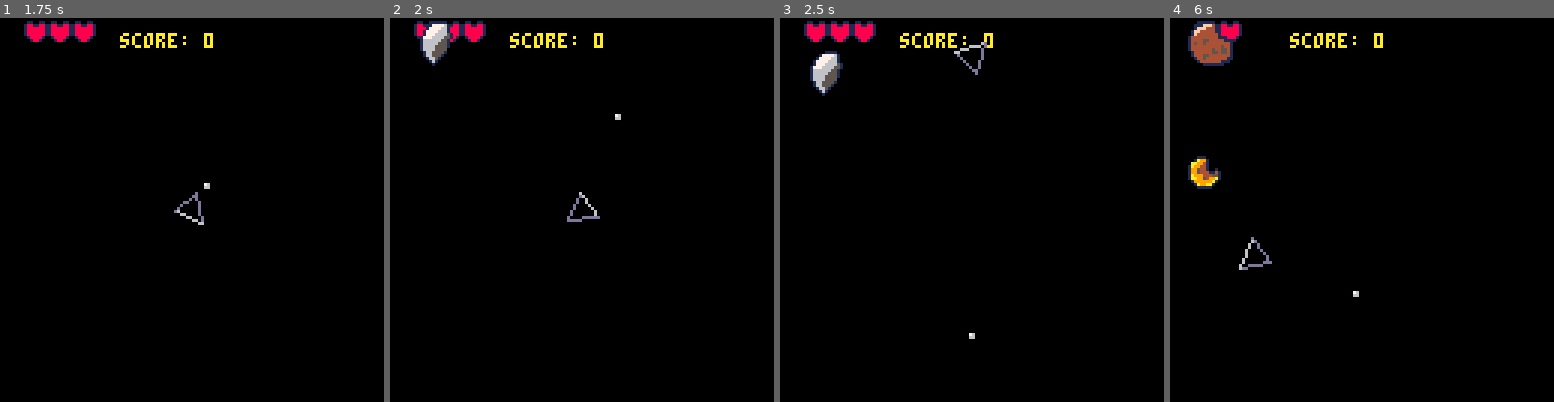
Above: before the commit, frames 1-4 (left to right).
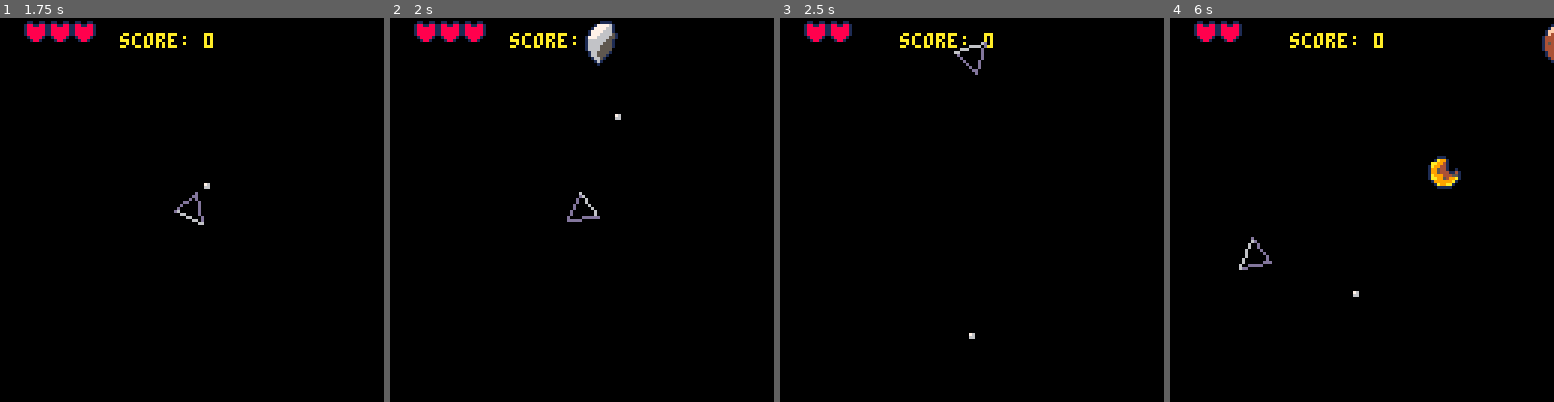
Above: after the commit, the same moments.

Repository: alainpuron/pico-8
Game: PICO-8 cartridge _spaceship_game.p8
Same seed, same stepped clock (60 frames per second), same inputs: the game is played once before the commit and once after it.
Inputs:
- Up to frame 1 (1.75 s): tap O (Z key) at 0.7, 1.7 s; hold Right from 1.6 s (still down)
- Up to frame 2 (2 s): keep holding Right
- Up to frame 3 (2.5 s): release Right at 2.1 s; tap O (Z key) at 2.1 s; hold Up 2.15-2.42 s; hold Right from 2.47 s (still down)
- Up to frame 4 (6 s): tap O (Z key) every 0.4 s from 2.5 to 5.7 s; release Right at 3.03 s; hold Left 3.08-3.58 s; hold Right 4.02-4.68 s; hold Up 4.73-5.03 s; hold Left 5.08-5.68 s

Frame 1 is identical in both runs. In frame 2, 1.3% of the frame differs, in the area x 7-60%, y 0-13%; in frame 3, 1.0%; in frame 4, 2.2%, in the area x 4-100%, y 0-45%.

Commit message:
Add files via upload
fixed asteroid and alien derationing

Diff:
--- a/_spaceship_game.p8
+++ b/_spaceship_game.p8
@@ -4,7 +4,6 @@
 
 -- need to fix
 
-	-- 1. where ast come from
 	-- 2. alien's double bullets
 	-- 3. game over screen
 	-- 4. make hearts appear at rand?
@@ -210,18 +209,37 @@
 	creation_time+=1
 
 	local sp = flr(rnd({64,96,102}))
+	local direction = flr(rnd(6))
+
+	-- lookup table for positions
+	local start_directions = {
+
+	 [0] = {x=0, y=0},
+  [1] = {x=125, y=0},
+  [2] = {x=0, y=125},
+  [3] = {x=125, y=125},
+  [4] = {x=64, y=0},
+  [5] = {x=64, y=125}
+
+	}
+
+	-- set x_value and y_value:
+	local x_value = start_directions[direction].x
+	local y_value = start_directions[direction].y
+
 
 	if creation_time >= 60 then
 
 		add(asteroids, {
-		x=rnd(68),
-		y=	0,
+		x=x_value,
+		y=y_value,
 		speed = 0.7,
 		sprite = sp,
 		first_sprite = sp,
 		exploded = false,
 		animation_timer = 0,
-		points = 50
+		points = 50,
+		dir = direction
 
 		})
 
@@ -234,8 +252,38 @@
 function asteroid_movement()
 
 	for a in all(asteroids) do
-			a.y += a.speed
-	end
+
+			-- direction
+			if a.dir == 0 then
+				a.y+=a.speed
+				a.x+=a.speed
+			end
+
+			if a.dir == 1 then
+				a.y+=a.speed
+				a.x-=a.speed
+			end
+
+		if a.dir == 2 then
+			a.y -= a.speed -- from bottom-left
+			a.x += a.speed
+		end
+
+		if a.dir == 3 then
+			a.y -= a.speed -- from bottom-right
+			a.x -= a.speed
+		end
+
+			if a.dir == 4 then
+				a.y+=a.speed
+			end
+
+			if a.dir == 5 then
+				a.y-=a.speed
+			end
+
+	end
+
 
 end
 
@@ -513,17 +561,28 @@
 
 	if rnd(100) < 1 and plr.points > 0 and #alien <= 3 and alien_creation_timer >= 60 then
 
-			local alienx = 127
-			local alieny = rnd({75,60})
+			local direction = flr(rnd(4))
+
+			-- lookup table for positions
+			local start_directions = {
+			 [0] = {x=120, y=60},
+		  [1] = {x=120, y=75},
+		  [2] = {x=0, y=75},
+		  [3] = {x=0, y=65}
+			}
+
+				-- set x_value and y_value:
+			local x_value = start_directions[direction].x
+			local y_value = start_directions[direction].y
 
 			add(alien,{
-			x=alienx,
-			y=alieny,
+			x	=	x_value,
+			y	=	y_value,
 			sprite = 8,
 			first_sprite = 8,
 			animation_timer = 0,
 			speed = 1,
-			dir = flr(rnd(2)),
+			dir = direction,
 			exploded = false,
 			points = 100
 
@@ -538,11 +597,13 @@
 
   for s in all(alien) do
 
-  	if s.dir == 2 then
-  				s.x+=s.speed
-				else
-					s.x-=s.speed
-  	end
+  		if s.dir == 0 or s.dir == 1 then
+  				s.x -=s.speed
+  		end
+
+  		if s.dir == 2 or s.dir == 3 then
+  				s.x +=s.speed
+  		end
 
   end
 
@@ -561,7 +622,7 @@
 function ab_shoot(s)
 
 
-		if time() % 1.5 < 0.05  then
+		if time() % 2 < 0.01  then
 
 			for s in all(alien) do
 
